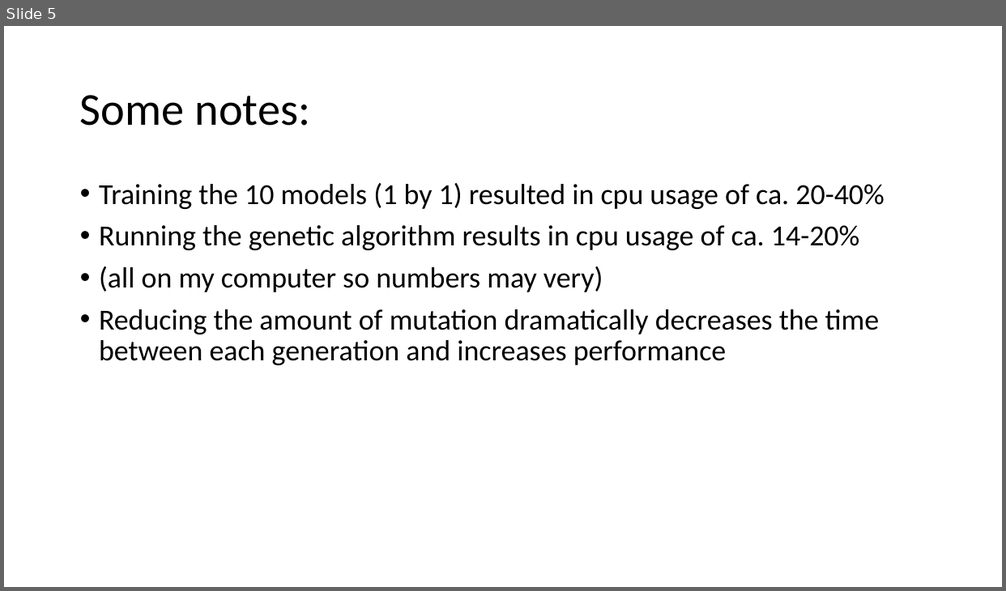
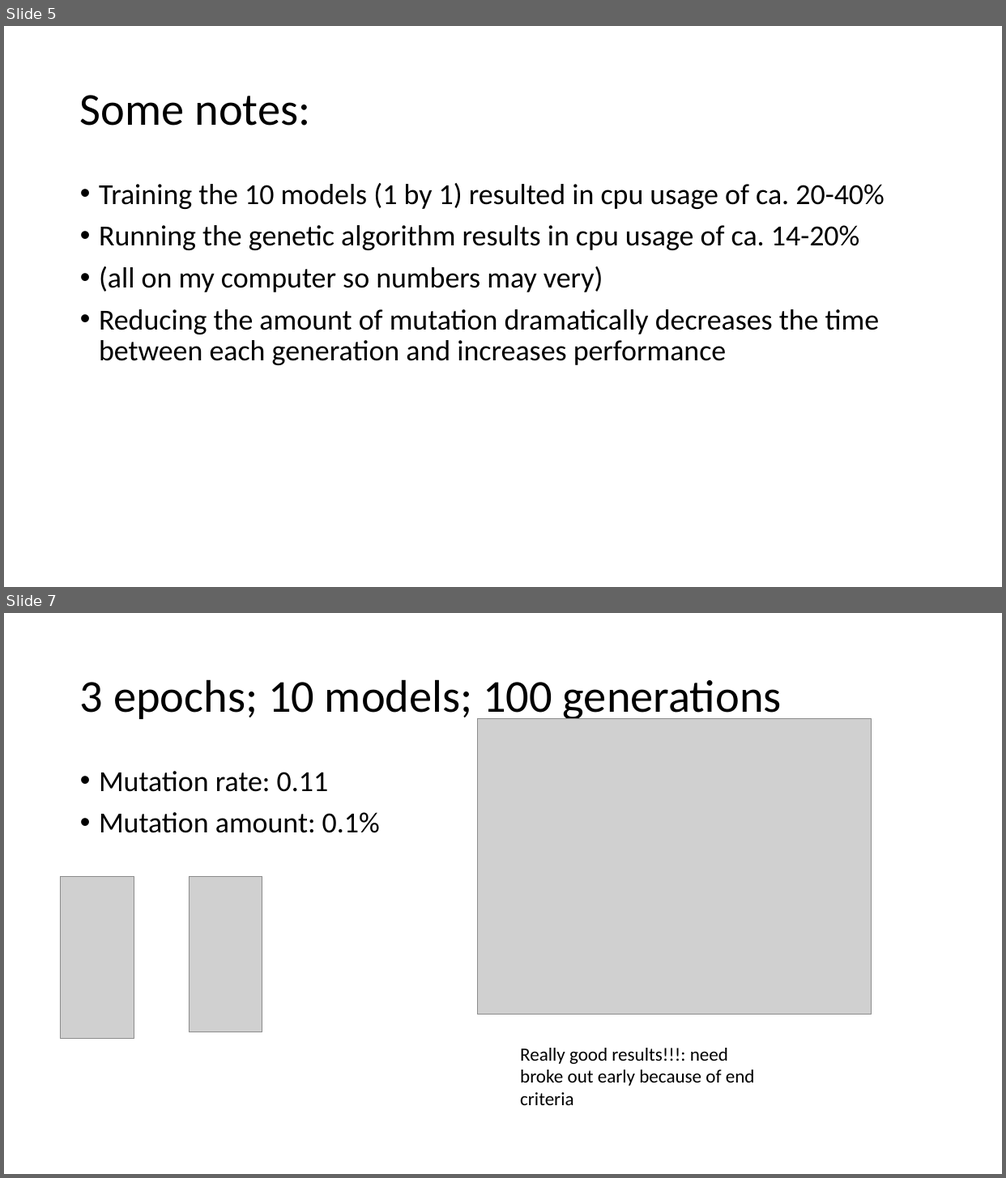
Before and after one commit to cewinharhar/becs4, a slide deck: DataTesting with different hyperparameters.pptx. Shown one above the other, each under a label of ours: slide 5 before the commit, slides 5 and 7 after it; the slides between them are not shown. The pictures are 1006x591 and 1006x1178 pixels, drawn with LibreOffice and Linux fonts; fonts in the diff are those of the drawing; grey boxes stand for pictures. Boxes give left, top, right and bottom in pixels: in the first picture for what was removed or moved away, otherwise in the second. Text is boxed around its words. In the diff, an @@ line names an element or a change of style, - is before the commit and + after.

Commit message:
everything now works but at 0.15 took like 150 generations to start increasing

```diff
--- a/DataTesting with different hyperparameters.pptx
+++ b/DataTesting with different hyperparameters.pptx
@@ slide 7 added at [4,613,1002,1174], background #FFFFFF @@
@@ title added at [80,679,782,722], 44 pt, text #000000 @@
+3 epochs; 10 models; 100 generations
@@ picture added at [478,718,872,1014] @@
@@ text added at [99,771,380,833], 28 pt, text #000000 @@
+• Mutation rate: 0.11
+• Mutation amount: 0.1%
@@ picture added at [60,876,134,1039] @@
@@ picture added at [189,876,262,1033] @@
@@ text added at [520,1048,755,1105], 18 pt, text #000000 @@
+Really good results!!!: need broke out early because of end criteria
```
Also in this commit, not shown: 27 other slides added, 3 other files.
